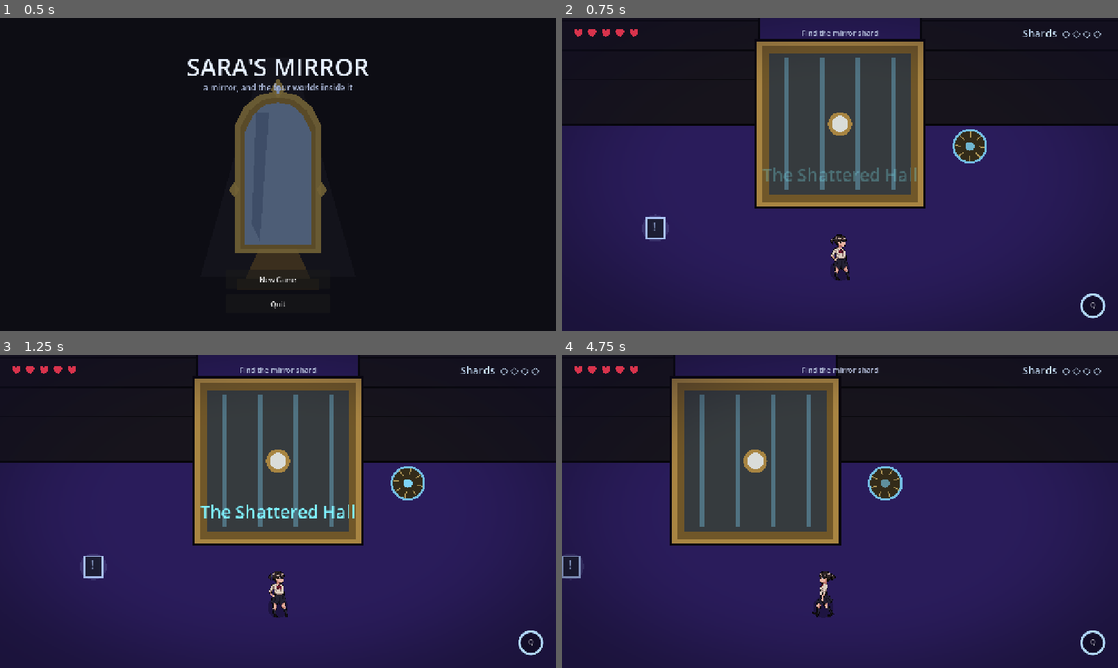
Above: before the commit, frames 1-4 (two rows, left to right).
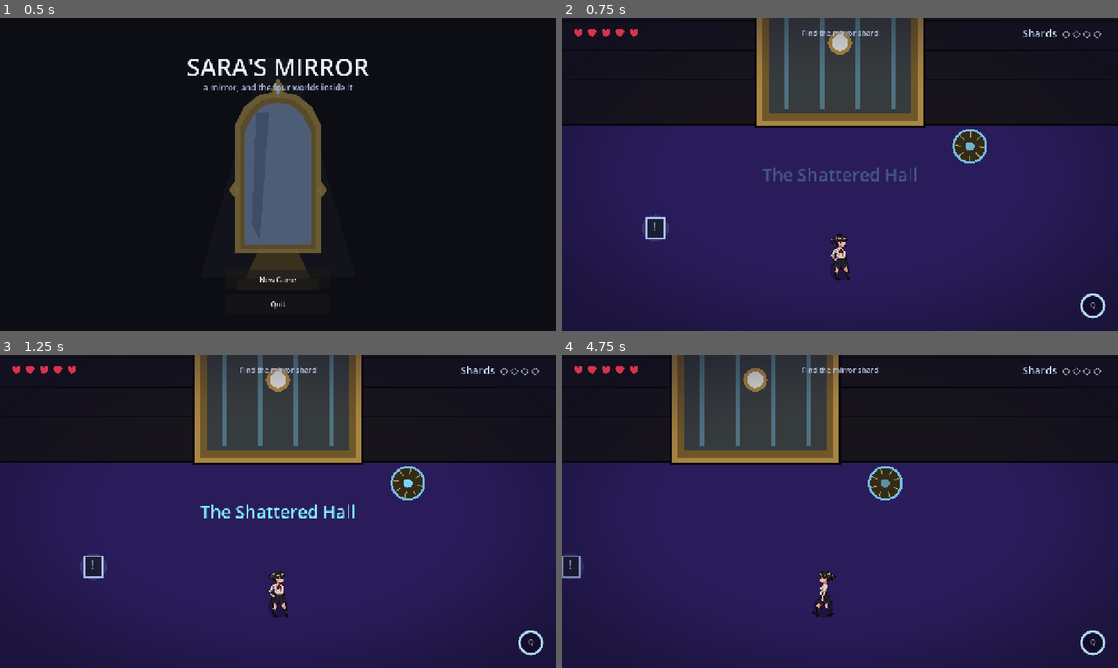
Above: after the commit, the same moments.

Repository: Abdulla5w5/saras-mirror
Game: Godot game, scene res://ui/MainMenu.tscn
Two runs of this game, one before a commit and one after it. Both use one fixed random seed, a clock stepped at 60 frames per second and the inputs below.
Inputs (mouse positions are in pixels of both pictures, inside the frame that each line leads up to):
- Up to frame 1 (0.5 s): no input
- Up to frame 2 (0.75 s): click "New Game" at 0.5 s
- Up to frame 3 (1.25 s): no input
- Up to frame 4 (4.75 s): move the mouse to (962, 495) at 1.27 s; hold D (move_right) 1.28-2 s; tap J (attack) at 1.35 s; click (962, 495) at 1.42 s; drag from (728, 527) to (645, 564) at 2.02 s; move the mouse to (895, 442) at 2.77 s; hold D (move_right) 2.78-3.5 s; tap E (interact) at 2.85 s; drag from (812, 574) to (673, 464) at 3.52 s; move the mouse to (1006, 558) at 4.27 s; hold A (move_left) from 4.28 s (still down); hold M from 4.28 s (still down)

Frame 1 is identical in both runs. In frame 2, 11% of the frame differs, in the area x 34-66%, y 0-61%; in frame 3, 11%; in frame 4, 11%, in the area x 19-51%, y 0-61%.

Commit message:
Base-anchor SlideWall so the gate aligns with the wall line (no gap under)
The gate's collision/visual were centered while the funnel walls are
base-anchored, leaving a walkable gap beneath the gate and a vertical
misalignment. Anchor SlideWall at its base to match.

Co-Authored-By: Claude Opus 4.8 <noreply@anthropic.com>

Diff:
--- a/entities/hazards/SlideWall.gd
+++ b/entities/hazards/SlideWall.gd
@@ -23,6 +23,7 @@
 	var col := CollisionShape2D.new()
 	var s := RectangleShape2D.new(); s.size = wall_size
 	col.shape = s
+	col.position = Vector2(0, -wall_size.y * 0.5)   # base-anchored (matches Wall/IllusionWall)
 	add_child(col)
 	_home = position
 
@@ -39,7 +40,7 @@
 func _draw() -> void:
 	var w := wall_size.x
 	var h := wall_size.y
-	var r := Rect2(-w * 0.5, -h * 0.5, w, h)
+	var r := Rect2(-w * 0.5, -h, w, h)   # base flush at origin, extends up
 	# ornate gold-framed mirror gate — clear borders, matches the mirror hall
 	draw_rect(r.grow(4), Color(0.66, 0.52, 0.26))                 # outer gold frame
 	draw_rect(r.grow(-4), Color(0.44, 0.34, 0.16))               # inner gold bevel
